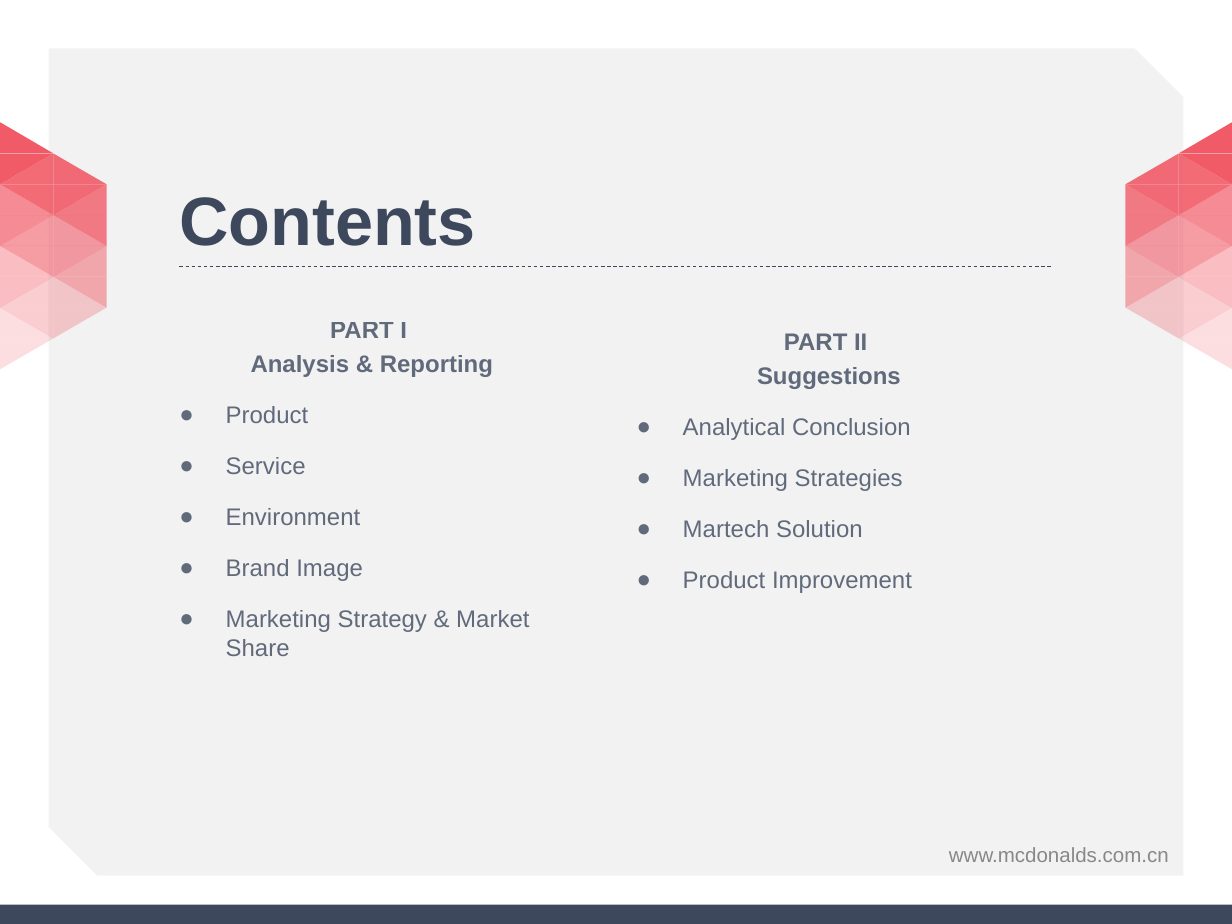
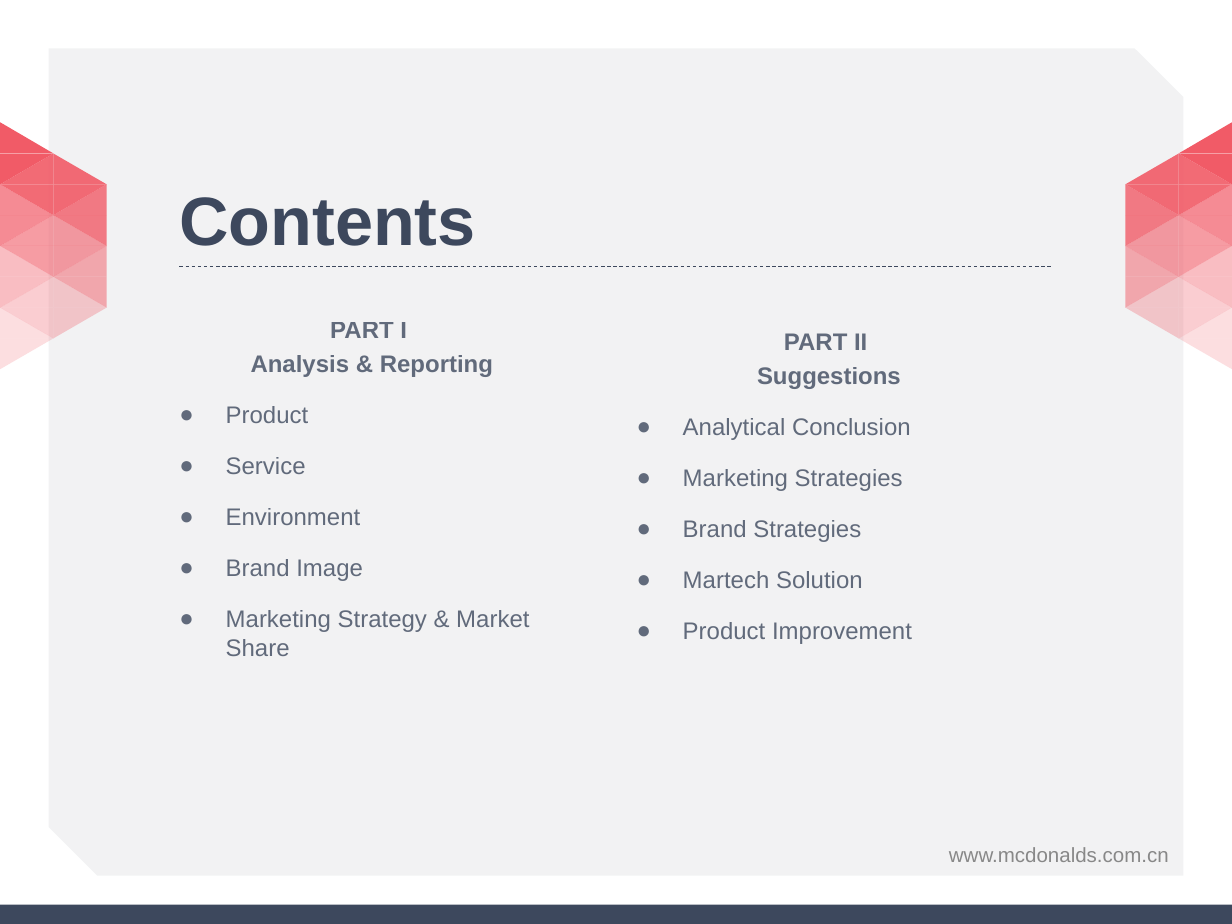
Before and after one commit to davidjacksonluther/impacttest, a slide deck: slide 2 of View/Company/McDonalds/Competitor Analysis and Solutions.pptx. Drawn at 1232x924 pixels with LibreOffice and Linux fonts; fonts in the diff are those of the drawing; background and template pictures are left out. Boxes give left, top, right and bottom in pixels: in the first picture for what was removed or moved away, otherwise in the second. Text is boxed around its words. In the diff, an @@ line names an element or a change of style, - is before the commit and + after.

```diff
--- a/View/Company/McDonalds/Competitor Analysis and Solutions.pptx
+++ b/View/Company/McDonalds/Competitor Analysis and Solutions.pptx
@@ text at <box>683,520,861,542</box>: paragraph added @@
+● Brand Strategies
```
Also in this commit, not shown: 2 other slides changed.
